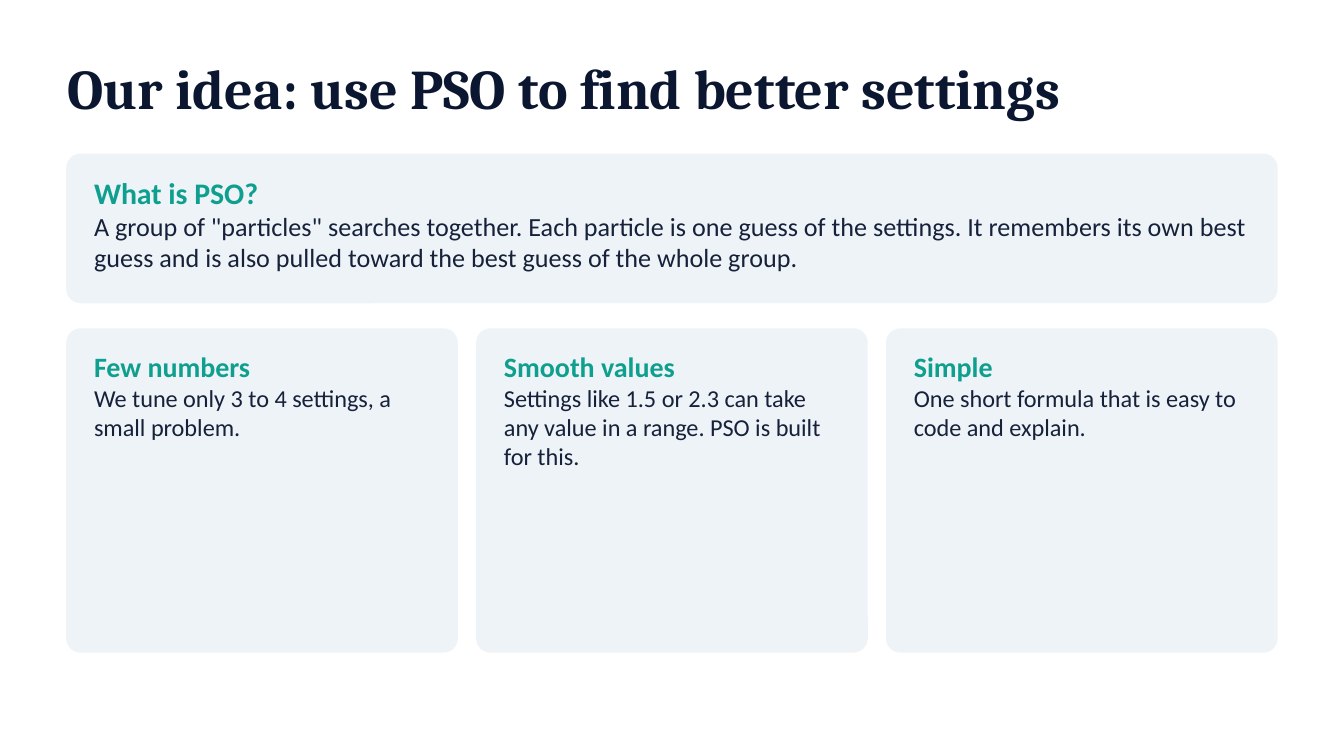
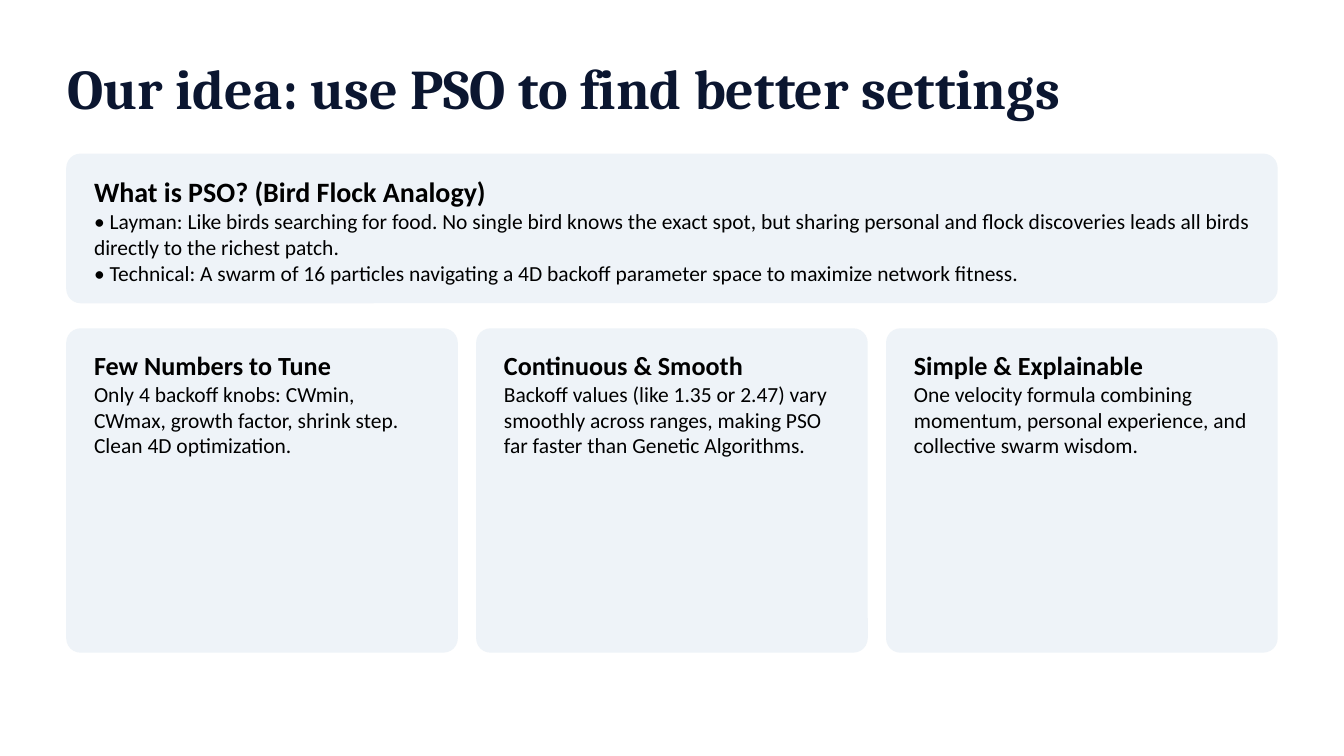
Before and after one commit to JayH25/NDO---MACA-MACAw-with-PSO-optimization, a slide deck: slide 4 of NDO_final.pptx. Drawn at 1344x756 pixels with LibreOffice and Linux fonts; fonts in the diff are those of the drawing. Boxes give left, top, right and bottom in pixels: in the first picture for what was removed or moved away, otherwise in the second. Text is boxed around its words. In the diff, an @@ line names an element or a change of style, - is before the commit and + after.

Commit message:
Enhance PPT with layman and technical explanations; preserve original backup in repo

```diff
--- a/NDO_final.pptx
+++ b/NDO_final.pptx
@@ text at bbox=[94, 181, 1249, 285]: text changed; size 14 to 11.5 pt; text colour #16213A to #000000 @@
-What is PSO?
-A group of "particles" searches together. Each particle is one guess of the settings. It remembers its own best guess and is also pulled toward the best guess of the whole group.
+What is PSO? (Bird Flock Analogy)
+• Layman: Like birds searching for food. No single bird knows the exact spot, but sharing personal and flock discoveries leads all birds directly to the richest patch.
+• Technical: A swarm of 16 particles navigating a 4D backoff parameter space to maximize network fitness.
@@ text at bbox=[94, 356, 399, 457]: text changed; size 13 to 11.5 pt; text colour #16213A to #000000 @@
-Few numbers
-We tune only 3 to 4 settings, a small problem.
+Few Numbers to Tune
+Only 4 backoff knobs: CWmin, CWmax, growth factor, shrink step. Clean 4D optimization.
@@ text at bbox=[504, 356, 827, 457]: text changed; size 13 to 11.5 pt; text colour #16213A to #000000 @@
-Smooth values
-Settings like 1.5 or 2.3 can take any value in a range. PSO is built for this.
+Continuous & Smooth
+Backoff values (like 1.35 or 2.47) vary smoothly across ranges, making PSO far faster than Genetic Algorithms.
@@ text at bbox=[914, 356, 1246, 453]: text changed; size 13 to 11.5 pt; text colour #16213A to #000000 @@
-Simple
-One short formula that is easy to code and explain.
+Simple & Explainable
+One velocity formula combining momentum, personal experience, and collective swarm wisdom.
```
Also in this commit, not shown: 5 other slides changed, 3 other files.
